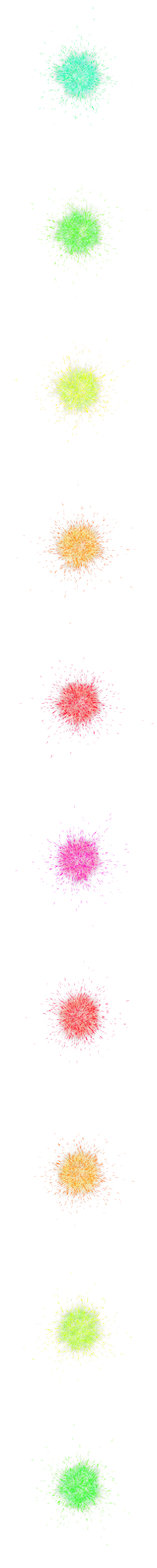
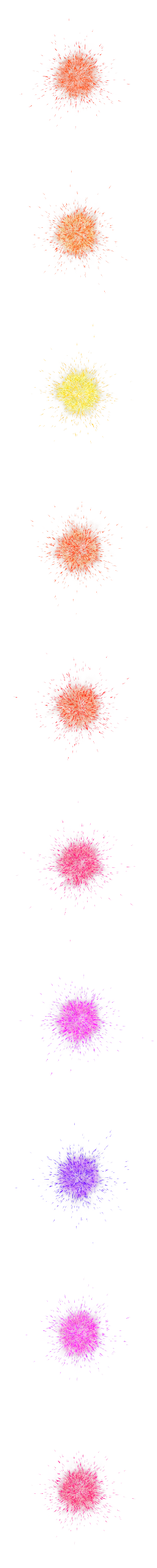
Layer changes from the first w=157, h=1568 image to the second:
removed layer "Layer 10" over bbox(30, 1422, 136, 1547)
removed layer "Layer 9" over bbox(22, 1270, 133, 1384)
removed layer "Layer 8" over bbox(14, 1122, 136, 1230)
removed layer "Layer 7" over bbox(18, 959, 154, 1076)
removed layer "Layer 6" over bbox(14, 799, 136, 928)
removed layer "Layer 5" over bbox(13, 652, 154, 761)
removed layer "Layer 4" over bbox(15, 482, 148, 626)
removed layer "Layer 3" over bbox(13, 322, 133, 445)
removed layer "Layer 2" over bbox(28, 169, 148, 299)
painted on "Layer 1" over bbox(13, 5, 154, 1547)